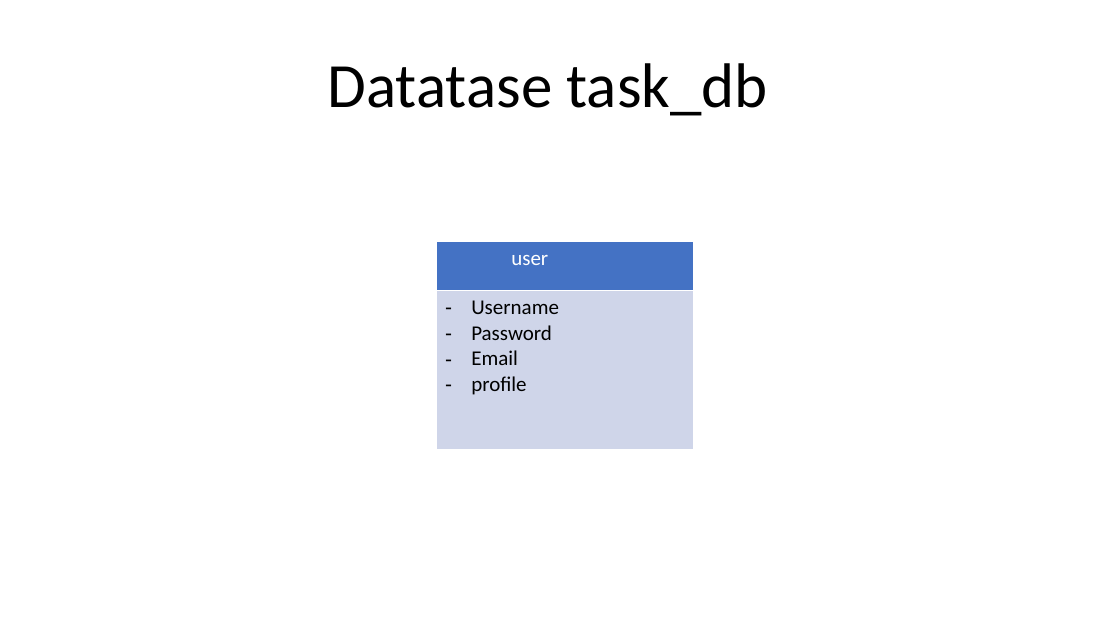
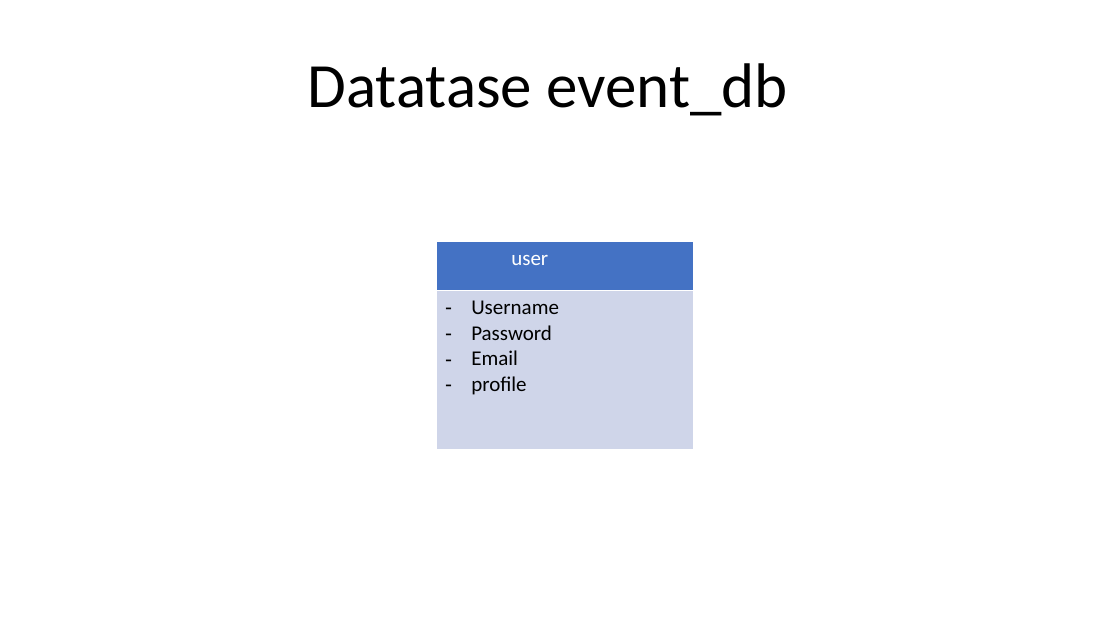
Before and after one commit to pnc-virtual-company/2021-G3-V2-PART1, a slide deck: slide 2 of docs/ERD.pptx. Drawn at 1120x630 pixels with LibreOffice and Linux fonts; fonts in the diff are those of the drawing. Boxes give left, top, right and bottom in pixels: in the first picture for what was removed or moved away, otherwise in the second. Text is boxed around its words. In the diff, an @@ line names an element or a change of style, - is before the commit and + after.

Commit message:
#4 checking signin/-signup ERD

```diff
--- a/docs/ERD.pptx
+++ b/docs/ERD.pptx
@@ text at [308, 63, 788, 116]: text changed @@
-Datatase task_db
+Datatase event_db
```
